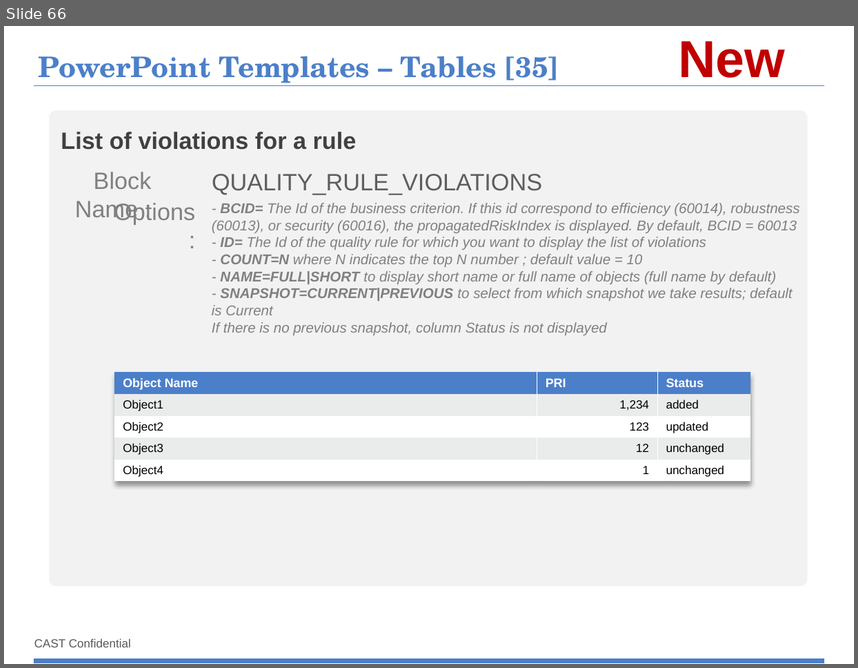
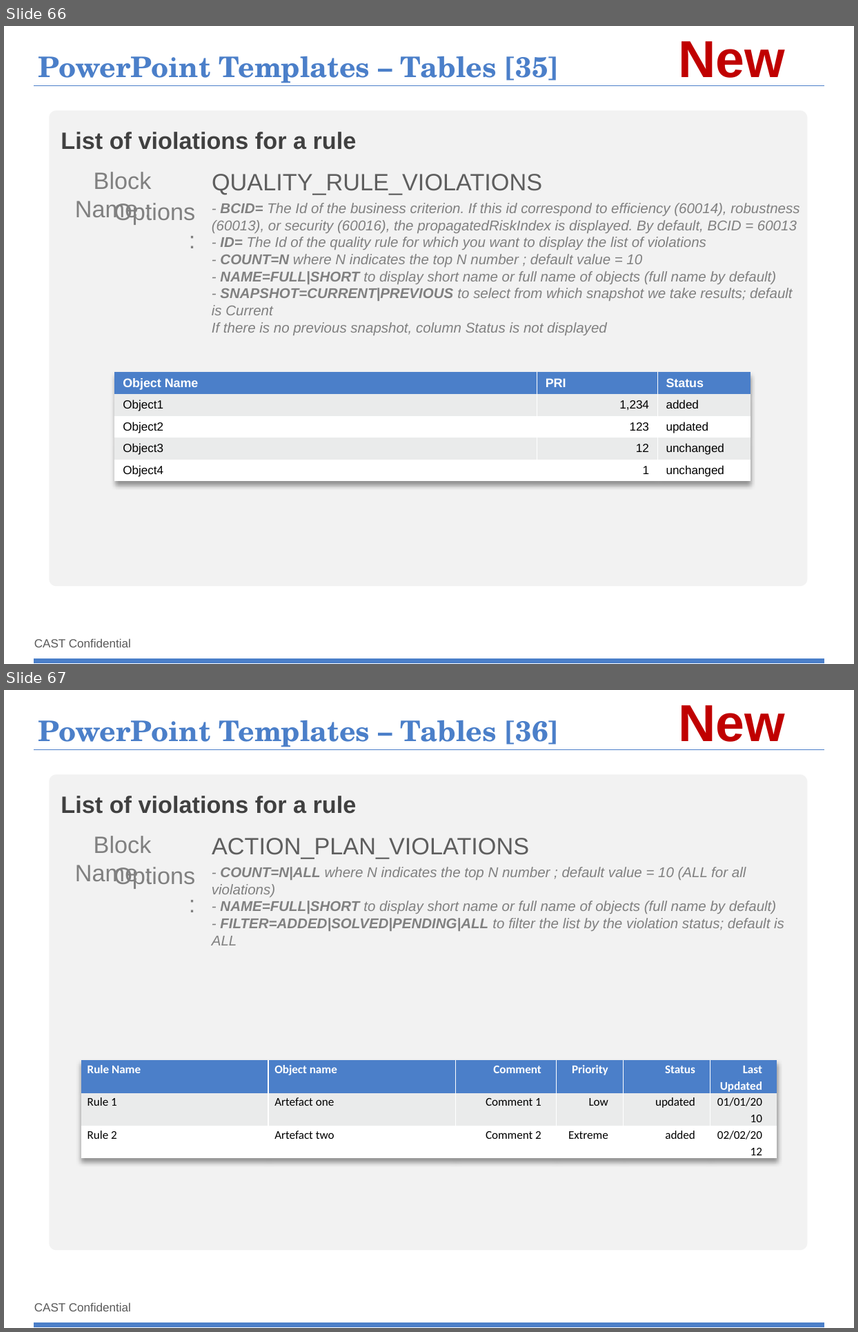
Before and after one commit to CAST-projects/ReportGenerator, a slide deck: CastReporting.Reporting/TemplatesFiles/1- Powerpoint-components-library.pptx. Shown one above the other, each under a label of ours: slide 66 before the commit, slides 66 and 67 after it. The pictures are 858x668 and 858x1332 pixels, drawn with LibreOffice and Linux fonts; fonts in the diff are those of the drawing; background and template pictures are left out. Boxes give left, top, right and bottom in pixels: in the first picture for what was removed or moved away, otherwise in the second. Text is boxed around its words. In the diff, an @@ line names an element or a change of style, - is before the commit and + after.

Commit message:
REPORTGEN-45 : Get list of violations for action plan

```diff
--- a/CastReporting.Reporting/TemplatesFiles/1- Powerpoint-components-library.pptx
+++ b/CastReporting.Reporting/TemplatesFiles/1- Powerpoint-components-library.pptx
@@ slide 67 added at [4,690,854,1328], background #FFFFFF; not listed: 3 template elements that a slide beside it also shows @@
@@ text added at [679,705,786,750], 44 pt, text #C00000, bold @@
+New
@@ title added at [38,720,559,750], 24 pt, text #4B7FC9, bold @@
+PowerPoint Templates – Tables [36]
@@ rounded rectangle added at [49,774,807,1250], fill #F2F2F2 @@
@@ text added at [61,796,357,814], 20 pt, text #404040, bold @@
+List of violations for a rule
@@ text added at [75,836,152,886], 20 pt, text #808080 @@
+Block Name :
@@ text added at [212,838,529,859], 20 pt, text #5E5E5E @@
+ACTION_PLAN_VIOLATIONS
@@ text added at [114,867,195,888], 20 pt, text #808080 @@
+Options :
@@ text added at [212,867,784,945], 12 pt, text #808080, italic @@
+- COUNT=N|ALL where N indicates the top N number ; default value = 10 (ALL for all violations)
+- NAME=FULL|SHORT to display short name or full name of objects (full name by default)
+- FILTER=ADDED|SOLVED|PENDING|ALL to filter the list by the violation status; default is ALL
@@ table added at [81,1060,777,1158], 3 rows, 6 columns @@
+Rule Name | Object name | Comment | Priority | Status | Last Updated
+Rule 1 | Artefact one | Comment 1 | Low | updated | 01/01/2010
+Rule 2 | Artefact two | Comment 2 | Extreme | added | 02/02/2012
```
Also in this commit, not shown: 1 slide changed, 19 other files.
